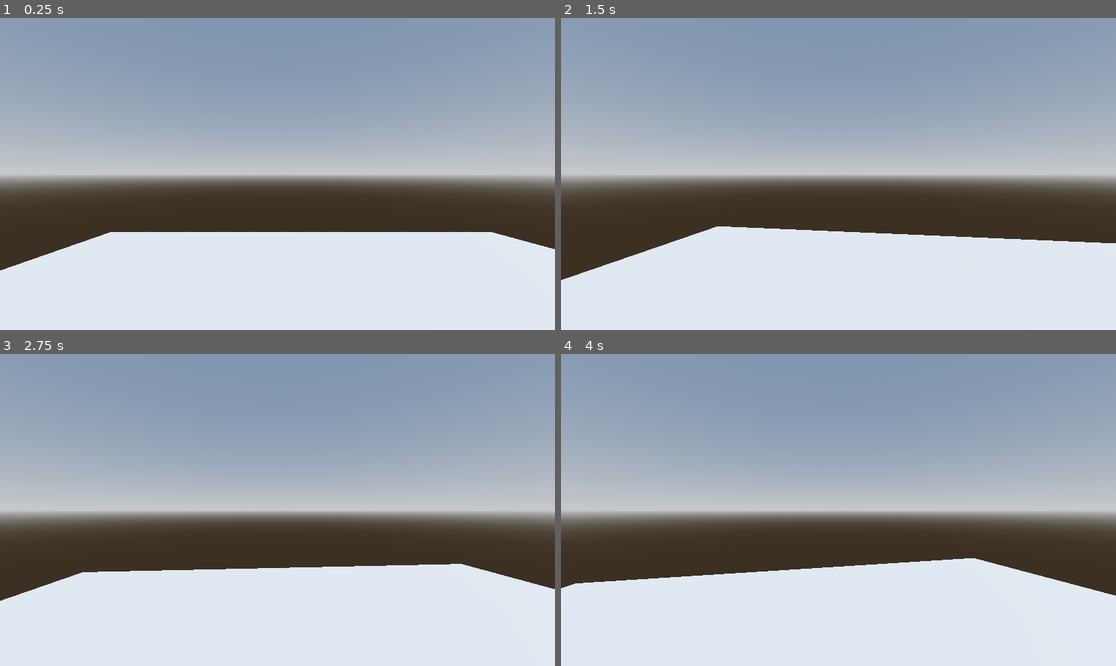
Above: before the commit, frames 1-4 (two rows, left to right).
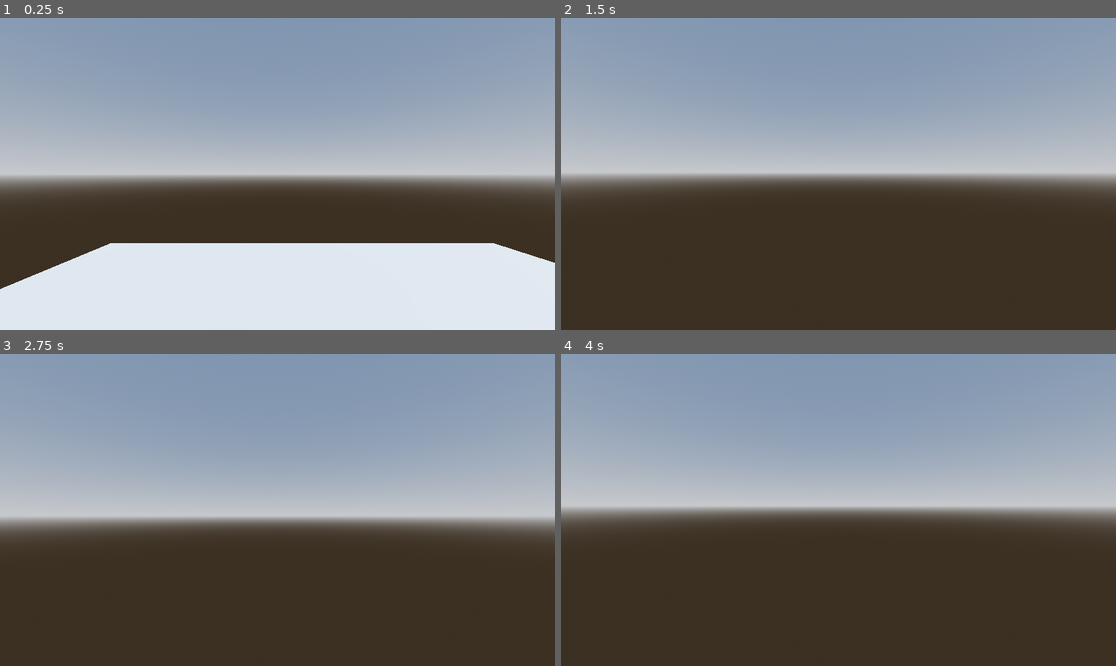
Above: after the commit, the same moments.

Repository: Yuri-Campos/horrorTest
Game: Godot game, scene res://maps/lvl_1.tscn
Same seed, same stepped clock (60 frames per second), same inputs: the game is played once before the commit and once after it. The project has no main scene, so this scene is started directly.
Inputs (mouse positions are in pixels of both pictures, inside the frame that each line leads up to):
- Up to frame 1 (0.25 s): no input
- Up to frame 2 (1.5 s): tap Enter at 0.5 s; move the mouse to (866, 174) at 0.52 s; hold Space (action_jump, bound only after the commit) 0.53-1.28 s; hold W (ui_up, bound only after the commit) from 0.53 s (still down); move the mouse to (810, 174) at 1.27 s; tap Space (action_jump, bound only after the commit) at 1.35 s
- Up to frame 3 (2.75 s): keep holding W (ui_up, bound only after the commit); tap Space (action_jump, bound only after the commit) at 1.52, 1.82, 2 s; move the mouse to (288, 503) at 2.02 s; hold Space (action_jump, bound only after the commit) from 2.03 s (still down)
- Up to frame 4 (4 s): keep holding W (ui_up, bound only after the commit); tap Enter at 2.75 s; move the mouse to (832, 516) at 2.77 s; release Space (action_jump, bound only after the commit) at 2.78 s; tap Space (action_jump, bound only after the commit) at 2.85, 3.02, 3.32, 3.5 s; move the mouse to (877, 513) at 3.52 s; hold Space (action_jump, bound only after the commit) from 3.53 s (still down)

The runs differ from the first frame. In frame 1, 3.8% of the frame differs, in the area x 0-100%, y 68-87%; in frame 2, 29%; in frame 3, 35%, in the area x 0-100%, y 50-100%; in frame 4, 34%.

Commit message:
implement a basic movement system

Diff:
--- a/Player/player.gd
+++ b/Player/player.gd
@@ -3,8 +3,13 @@
 
 @onready var camera_3d = $Camera3D
 
-@export var mouse_sens = 0.15
+@export var mouse_sens: float= 0.15
 
+const GRAVITY: int = 5
+
+var direction: Vector3
+var speed: int = 5
+var jump_height: int = 30
 func _ready():
 	Input.set_mouse_mode(Input.MOUSE_MODE_CAPTURED)
 
@@ -12,3 +17,28 @@
 func _input(event):
 	if event is InputEventMouseMotion:
 		rotate_y(deg_to_rad(-event.relative.x * mouse_sens))
+		camera_3d.rotate_x(deg_to_rad(-event.relative.y * mouse_sens))
+		camera_3d.rotation.x = clamp(camera_3d.rotation.x, deg_to_rad(-89), deg_to_rad(89))
+
+func _physics_process(delta) -> void:
+	player_movement()
+
+func player_movement() -> void:
+	direction = Vector3.ZERO
+
+	var h_rot := global_transform.basis.get_euler().y
+
+	direction.x = -Input.get_action_strength("ui_left") + Input.get_action_strength("ui_right")
+	direction.z = -Input.get_action_strength("ui_up") + Input.get_action_strength("ui_down")
+
+	direction = Vector3(direction.x, 0, direction.z).rotated(Vector3.UP, h_rot).normalized()
+
+	velocity.x = direction.x * speed
+	velocity.z = direction.z * speed
+
+	if Input.is_action_pressed("action_jump") and is_on_floor():
+		velocity.y += jump_height
+	if !is_on_floor():
+		velocity.y -= GRAVITY
+
+	move_and_slide()
--- a/project.godot
+++ b/project.godot
@@ -13,3 +13,36 @@
 config/name="horrorTest"
 config/features=PackedStringArray("4.0", "Forward Plus")
 config/icon="res://icon.svg"
+
+[input]
+
+ui_left={
+"deadzone": 0.5,
+"events": [Object(InputEventKey,"resource_local_to_scene":false,"resource_name":"","device":-1,"window_id":0,"alt_pressed":false,"shift_pressed":false,"ctrl_pressed":false,"meta_pressed":false,"pressed":false,"keycode":65,"physical_keycode":0,"key_label":0,"unicode":97,"echo":false,"script":null)
+, Object(InputEventJoypadButton,"resource_local_to_scene":false,"resource_name":"","device":0,"button_index":13,"pressure":0.0,"pressed":false,"script":null)
+]
+}
+ui_right={
+"deadzone": 0.5,
+"events": [Object(InputEventKey,"resource_local_to_scene":false,"resource_name":"","device":-1,"window_id":0,"alt_pressed":false,"shift_pressed":false,"ctrl_pressed":false,"meta_pressed":false,"pressed":false,"keycode":68,"physical_keycode":0,"key_label":0,"unicode":100,"echo":false,"script":null)
+, Object(InputEventJoypadButton,"resource_local_to_scene":false,"resource_name":"","device":0,"button_index":14,"pressure":0.0,"pressed":false,"script":null)
+]
+}
+ui_up={
+"deadzone": 0.5,
+"events": [Object(InputEventKey,"resource_local_to_scene":false,"resource_name":"","device":-1,"window_id":0,"alt_pressed":false,"shift_pressed":false,"ctrl_pressed":false,"meta_pressed":false,"pressed":false,"keycode":87,"physical_keycode":0,"key_label":0,"unicode":119,"echo":false,"script":null)
+, Object(InputEventJoypadButton,"resource_local_to_scene":false,"resource_name":"","device":0,"button_index":11,"pressure":0.0,"pressed":false,"script":null)
+]
+}
+ui_down={
+"deadzone": 0.5,
+"events": [Object(InputEventKey,"resource_local_to_scene":false,"resource_name":"","device":-1,"window_id":0,"alt_pressed":false,"shift_pressed":false,"ctrl_pressed":false,"meta_pressed":false,"pressed":false,"keycode":83,"physical_keycode":0,"key_label":0,"unicode":115,"echo":false,"script":null)
+, Object(InputEventJoypadButton,"resource_local_to_scene":false,"resource_name":"","device":0,"button_index":12,"pressure":0.0,"pressed":false,"script":null)
+]
+}
+action_jump={
+"deadzone": 0.5,
+"events": [Object(InputEventKey,"resource_local_to_scene":false,"resource_name":"","device":-1,"window_id":0,"alt_pressed":false,"shift_pressed":false,"ctrl_pressed":false,"meta_pressed":false,"pressed":false,"keycode":0,"physical_keycode":32,"key_label":0,"unicode":32,"echo":false,"script":null)
+, Object(InputEventJoypadButton,"resource_local_to_scene":false,"resource_name":"","device":-1,"button_index":0,"pressure":0.0,"pressed":false,"script":null)
+]
+}
